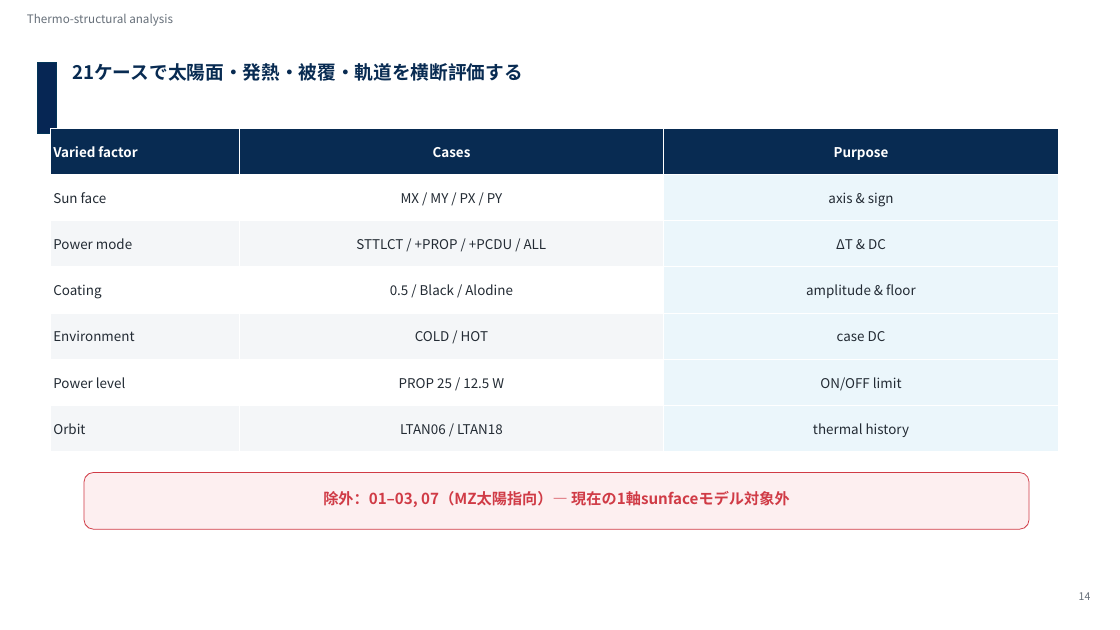
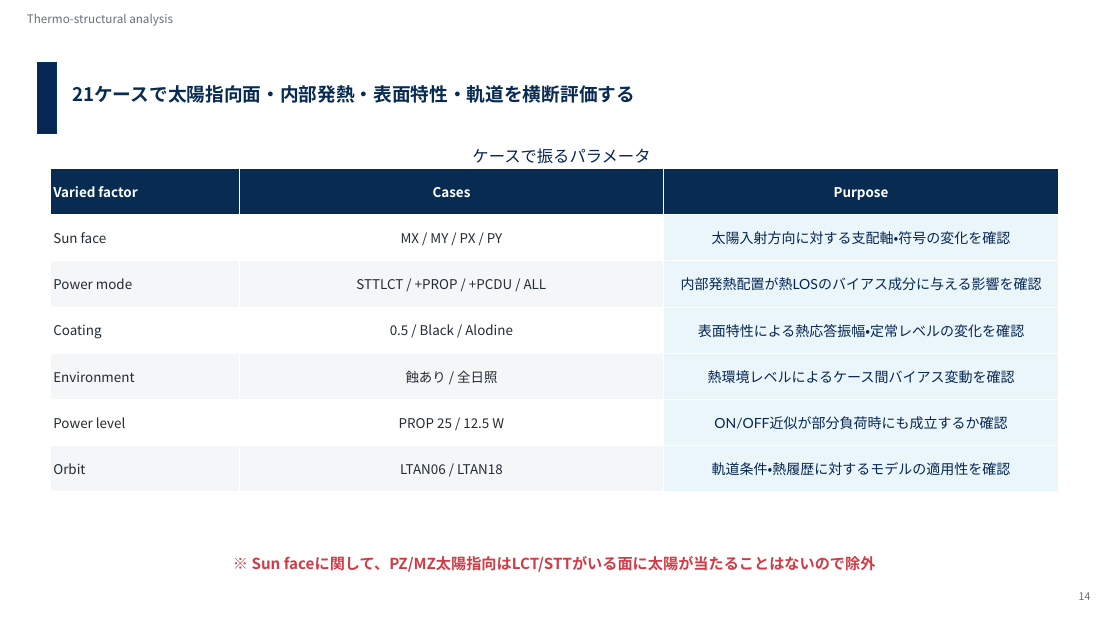
Before and after one commit to Hideki-1029/thermal-deformation-optcomm, a slide deck: slide 13 of papers/seminar/20260721_optcommrg_takamoto_v3_issl.pptx (slide 14 before the commit). Drawn at 1120x630 pixels with LibreOffice and Linux fonts; fonts in the diff are those of the drawing; background and template pictures are left out. Boxes give left, top, right and bottom in pixels: in the first picture for what was removed or moved away, otherwise in the second. Text is boxed around its words. In the diff, an @@ line names an element or a change of style, - is before the commit and + after.

```diff
--- a/papers/seminar/20260721_optcommrg_takamoto_v3_issl.pptx
+++ b/papers/seminar/20260721_optcommrg_takamoto_v3_issl.pptx
@@ text at box(72, 85, 635, 103): text changed @@
-21ケースで太陽面・発熱・被覆・軌道を横断評価する
+21ケースで太陽指向面・内部発熱・表面特性・軌道を横断評価する
@@ text added at box(472, 148, 650, 164), 28 pt, text #062654 @@
+ケースで振るパラメータ
@@ table at box(50, 168, 1059, 492) @@
-row 2, column 3: axis & sign
+row 2, column 3: 太陽入射方向に対する支配軸・符号の変化を確認
-row 3, column 3: ΔT & DC
+row 3, column 3: 内部発熱配置が熱LOSのバイアス成分に与える影響を確認
-row 4, column 3: amplitude & floor
+row 4, column 3: 表面特性による熱応答振幅・定常レベルの変化を確認
-row 5, column 2: COLD / HOT
+row 5, column 2: 蝕あり / 全日照
-row 5, column 3: case DC
+row 5, column 3: 熱環境レベルによるケース間バイアス変動を確認
-row 6, column 3: ON/OFF limit
+row 6, column 3: ON/OFF近似が部分負荷時にも成立するか確認
-row 7, column 3: thermal history
+row 7, column 3: 軌道条件・熱履歴に対するモデルの適用性を確認
@@ table: place and size @@
-table at box(50, 128, 1059, 452)
+table at box(50, 168, 1059, 492)
@@ rounded rectangle removed at box(84, 473, 1029, 529) @@
@@ text at box(252, 556, 876, 572): text changed @@
-除外：01–03, 07（MZ太陽指向）— 現在の1軸sunfaceモデル対象外
+※ Sun faceに関して、PZ/MZ太陽指向はLCT/STTがいる面に太陽が当たることはないので除外
```
Also in this commit, not shown: 12 other slides changed, 2 slides added, 3 slides removed, 1 other file.
